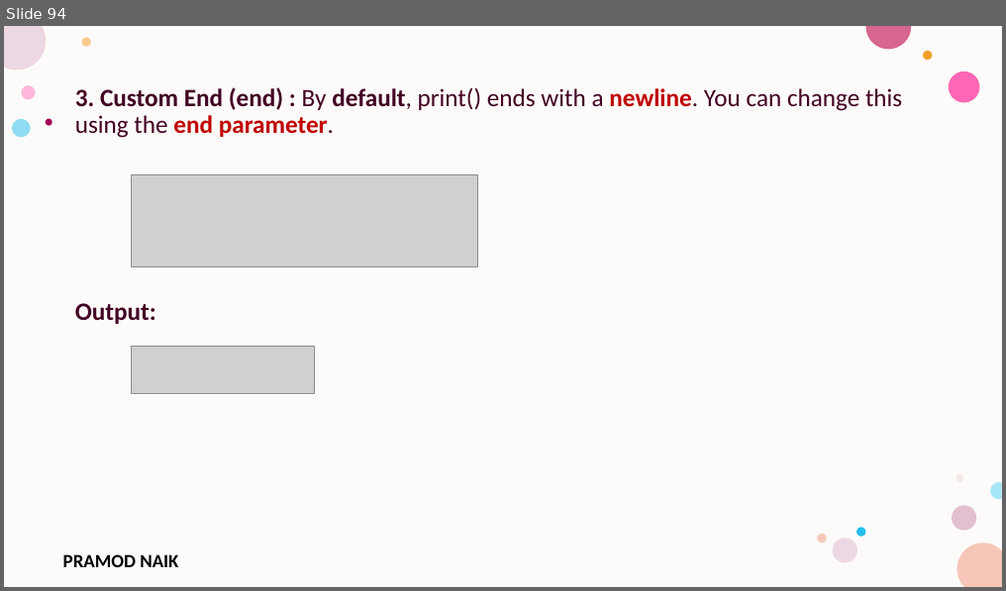
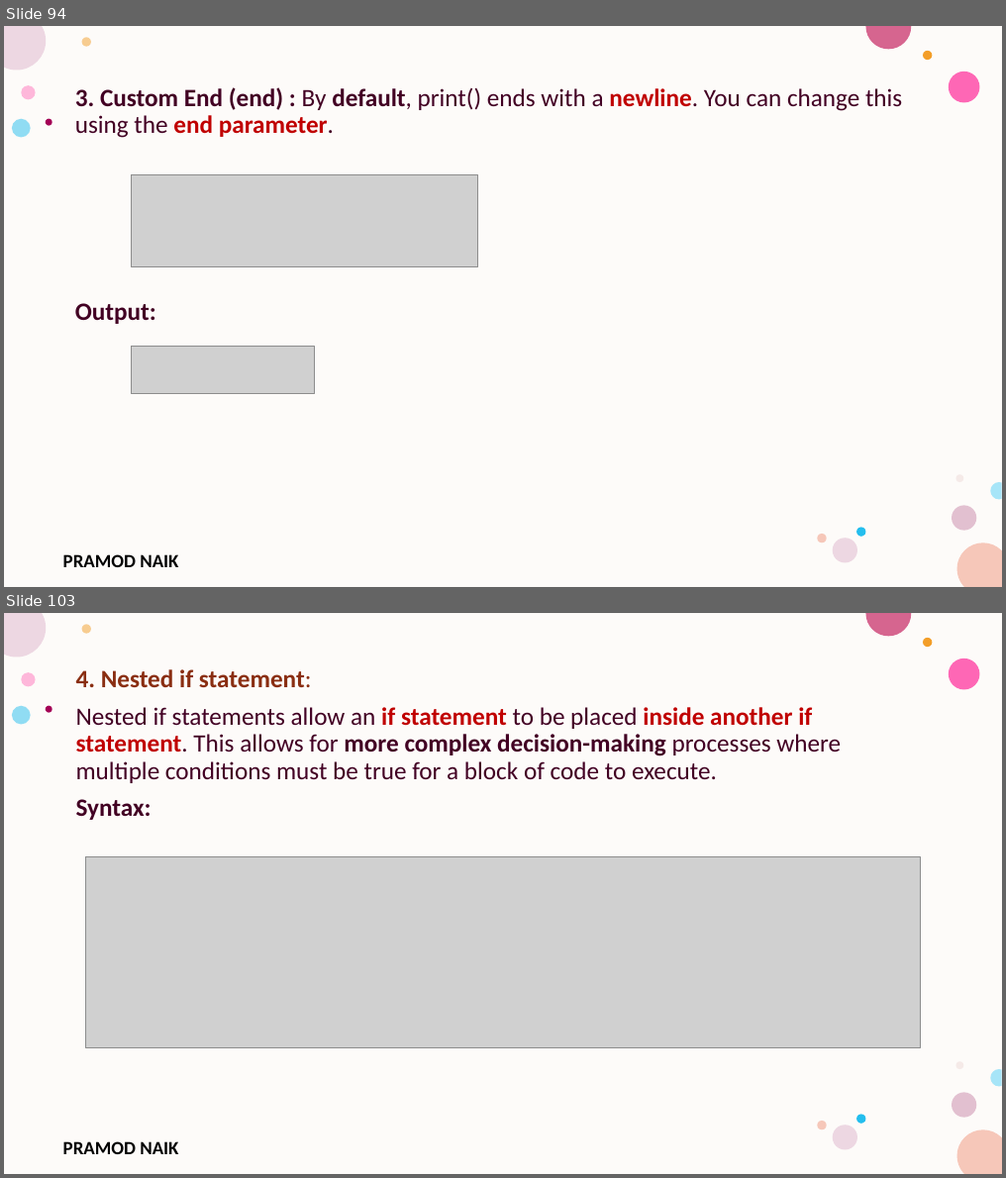
Before and after one commit to PRAMOD-VISHNU-NAIK/MCA-4th-Sem-Python-Shridevi-College, a slide deck: Theory Class-Notes/Module-1 Python Basic Concepts and Programming.pptx. Shown one above the other, each under a label of ours: slide 94 before the commit, slides 94 and 103 after it; the slides between them are not shown. The pictures are 1006x591 and 1006x1178 pixels, drawn with LibreOffice and Linux fonts; fonts in the diff are those of the drawing; grey boxes stand for pictures; background and template pictures are left out. Boxes give left, top, right and bottom in pixels: in the first picture for what was removed or moved away, otherwise in the second. Text is boxed around its words. In the diff, an @@ line names an element or a change of style, - is before the commit and + after.

```diff
--- a/Theory Class-Notes/Module-1 Python Basic Concepts and Programming.pptx
+++ b/Theory Class-Notes/Module-1 Python Basic Concepts and Programming.pptx
@@ slide 103 added at [4, 613, 1002, 1174], background #FFFFFF; not listed: 17 template elements that a slide beside it also shows @@
@@ text added at [76, 669, 841, 820], 24 pt, text #420023 @@
+4. Nested if statement:
+Nested if statements allow an if statement to be placed inside another if statement. This allows for more complex decision-making processes where multiple conditions must be true for a block of code to execute.
+Syntax:
@@ picture added at [86, 858, 921, 1048] @@
```
Also in this commit, not shown: 1 slide changed, 42 other slides added, 1 slide removed.
